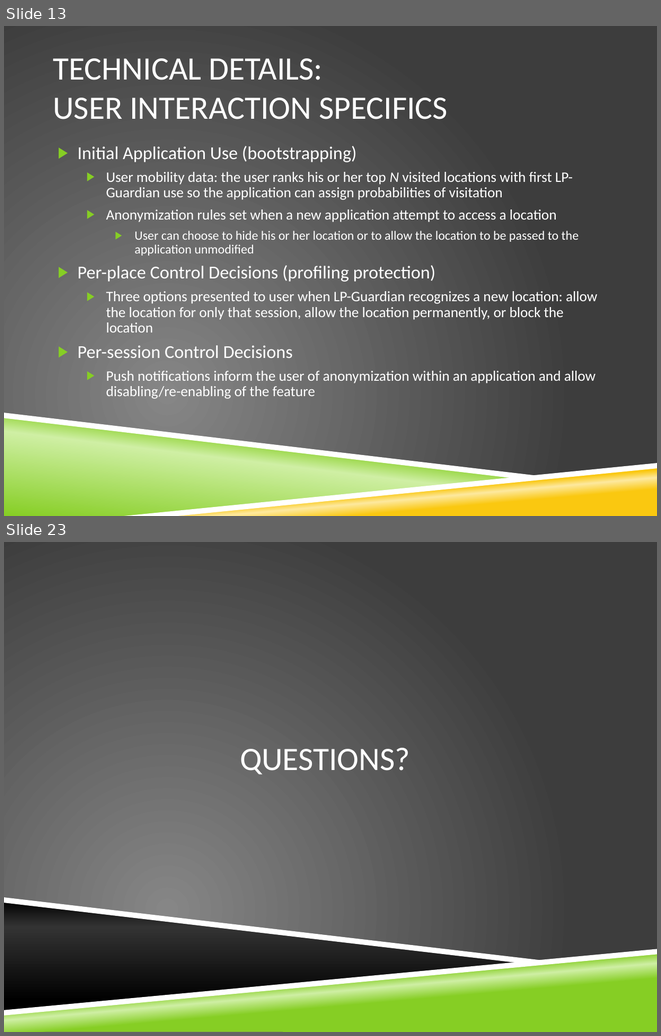
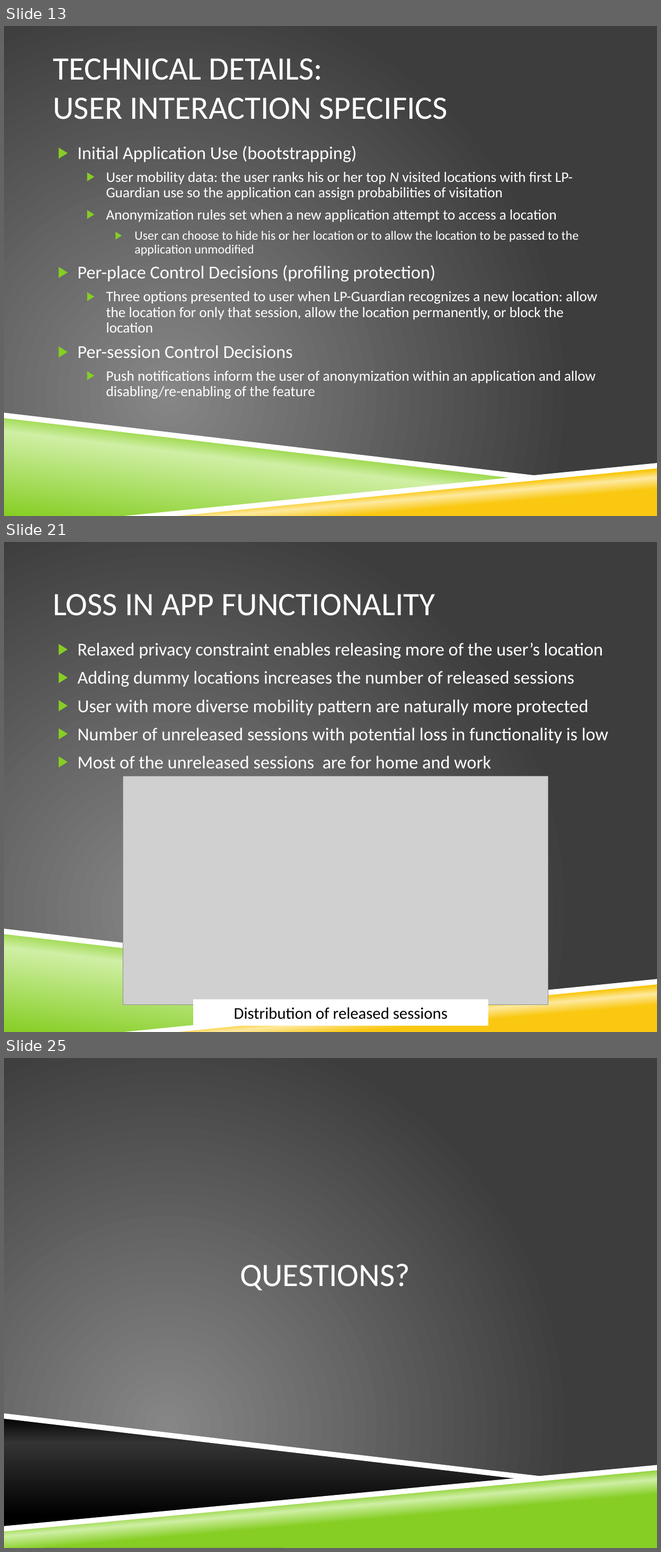
Before and after one commit to vfasburg/cse_825, a slide deck: PaperPresentation/Paper_Presentation_Fasburg_Reiff_Thomas.pptx. Shown one above the other, each under a label of ours: slides 13 and 23 before the commit, slides 13, 21 and 25 after it; the slides between them are not shown. The pictures are 661x1036 and 661x1552 pixels, drawn with LibreOffice and Linux fonts; fonts in the diff are those of the drawing; grey boxes stand for pictures; background and template pictures are left out. Boxes give left, top, right and bottom in pixels: in the first picture for what was removed or moved away, otherwise in the second. Text is boxed around its words. In the diff, an @@ line names an element or a change of style, - is before the commit and + after.

```diff
--- a/PaperPresentation/Paper_Presentation_Fasburg_Reiff_Thomas.pptx
+++ b/PaperPresentation/Paper_Presentation_Fasburg_Reiff_Thomas.pptx
@@ slide 21 added at (4,542,657,1032), background picture (left out); not listed: 4 template elements that a slide beside it also shows @@
@@ title added at (53,594,435,616), 36 pt, text #FFFFFF @@
+LOSS IN APP FUNCTIONALITY
@@ text added at (78,643,608,768), 20 pt, text #FFFFFF @@
+▶ Relaxed privacy constraint enables releasing more of the user’s location
+▶ Adding dummy locations increases the number of released sessions
+▶ User with more diverse mobility pattern are naturally more protected
+▶ Number of unreleased sessions with potential loss in functionality is low
+▶ Most of the unreleased sessions are for home and work
@@ picture added at (123,776,548,1004) @@
@@ rectangle added at (193,999,488,1025), fill #FFFFFF, 18 pt, text #000000 @@
+Distribution of released sessions
@@ what was slide 23 is now slide 25 @@
```
Also in this commit, not shown: 8 slides changed, 2 other slides added, 1 slide removed.
